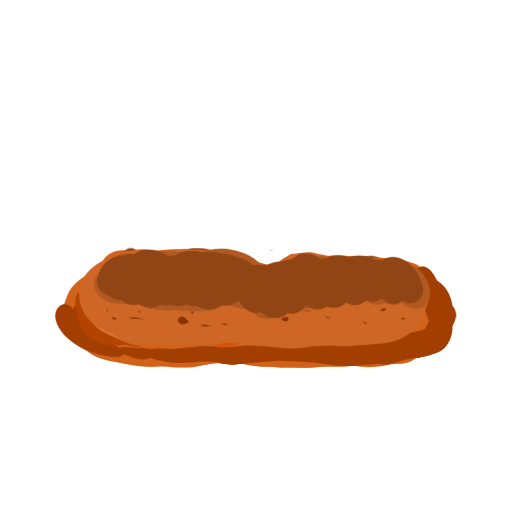
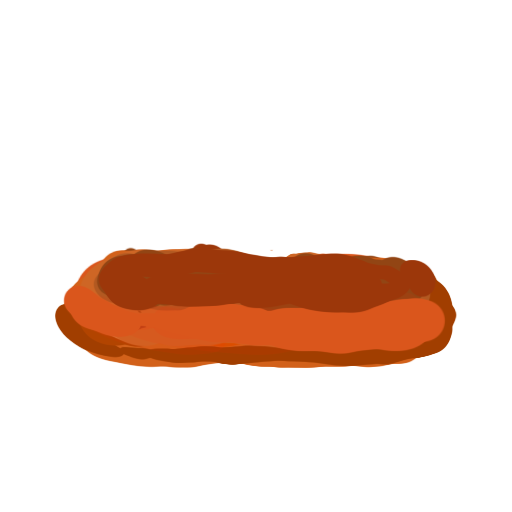
Before/after of a 512 × 512 layered artwork. What changed in the layer stack:
painted on "terre meuble mouillé" over [63, 248, 446, 355]
painted on "terre pendant arrosage2" over [81, 244, 439, 355]
painted on "terre pendant arrosage1" over [77, 243, 438, 355]
painted on "terre meuble" over [74, 249, 423, 354]
